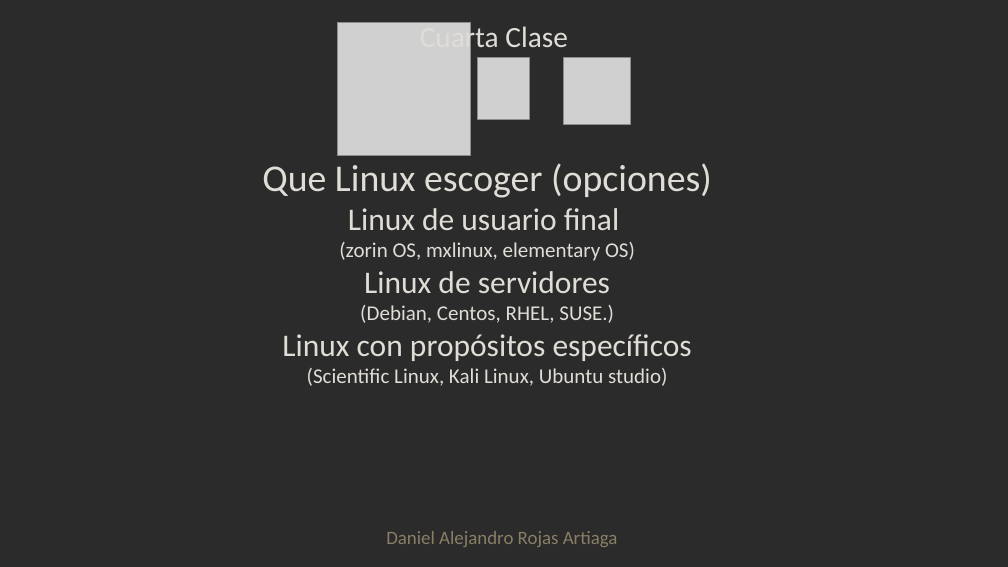
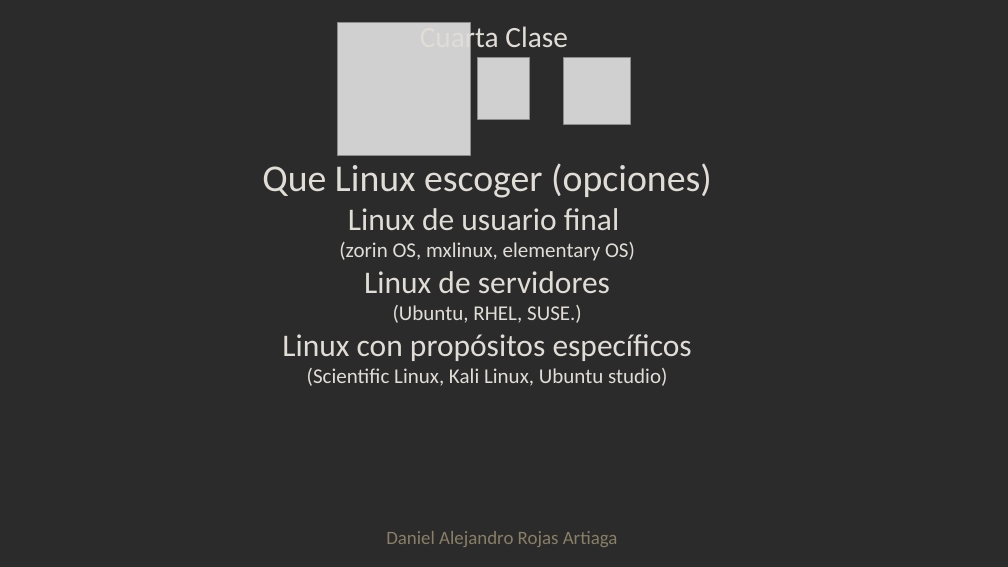
Before and after one commit to l20j45/Leonardo, a slide deck: slide 10 of Clases/Clase 4/clase 4.pptx. Drawn at 1008x567 pixels with LibreOffice and Linux fonts; fonts in the diff are those of the drawing; grey boxes stand for pictures; background and template pictures are left out; a plain dark background stands for a picture behind light text. Boxes give left, top, right and bottom in pixels: in the first picture for what was removed or moved away, otherwise in the second. Text is boxed around its words. In the diff, an @@ line names an element or a change of style, - is before the commit and + after.

```diff
--- a/Clases/Clase 4/clase 4.pptx
+++ b/Clases/Clase 4/clase 4.pptx
@@ text at box(393, 305, 582, 323): text changed @@
-(Debian, Centos, RHEL, SUSE.)
+(Ubuntu, RHEL, SUSE.)
```
Also in this commit, not shown: 3 other slides changed, 3 other files.
